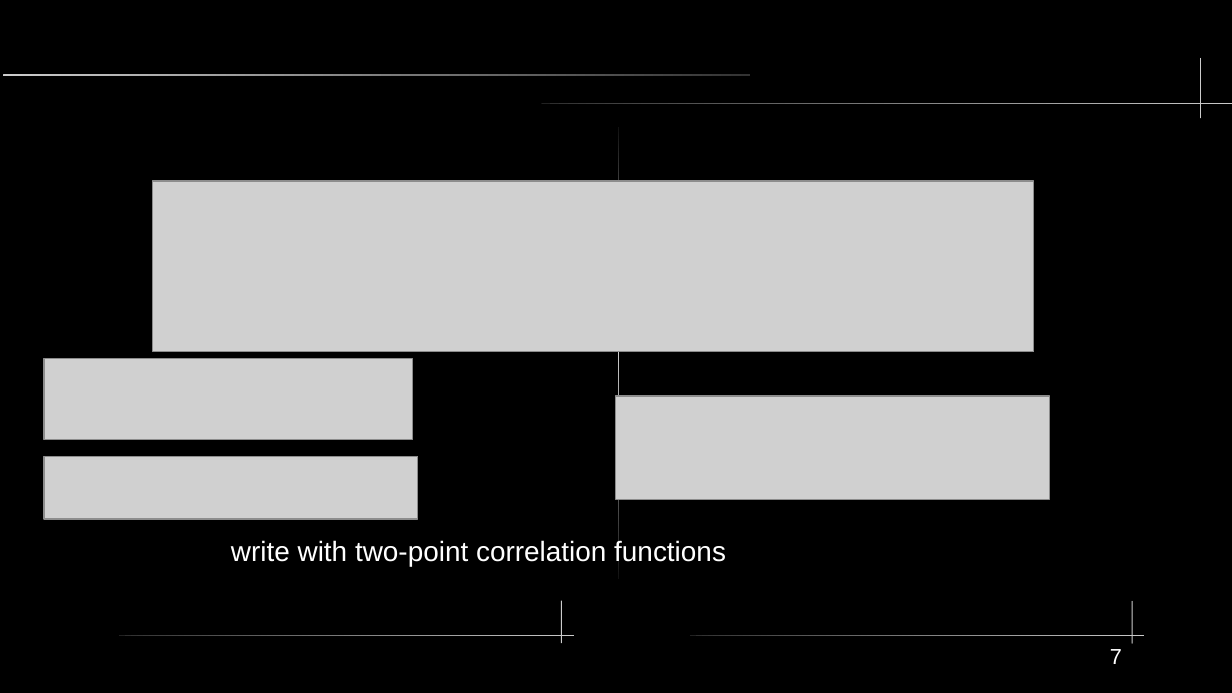
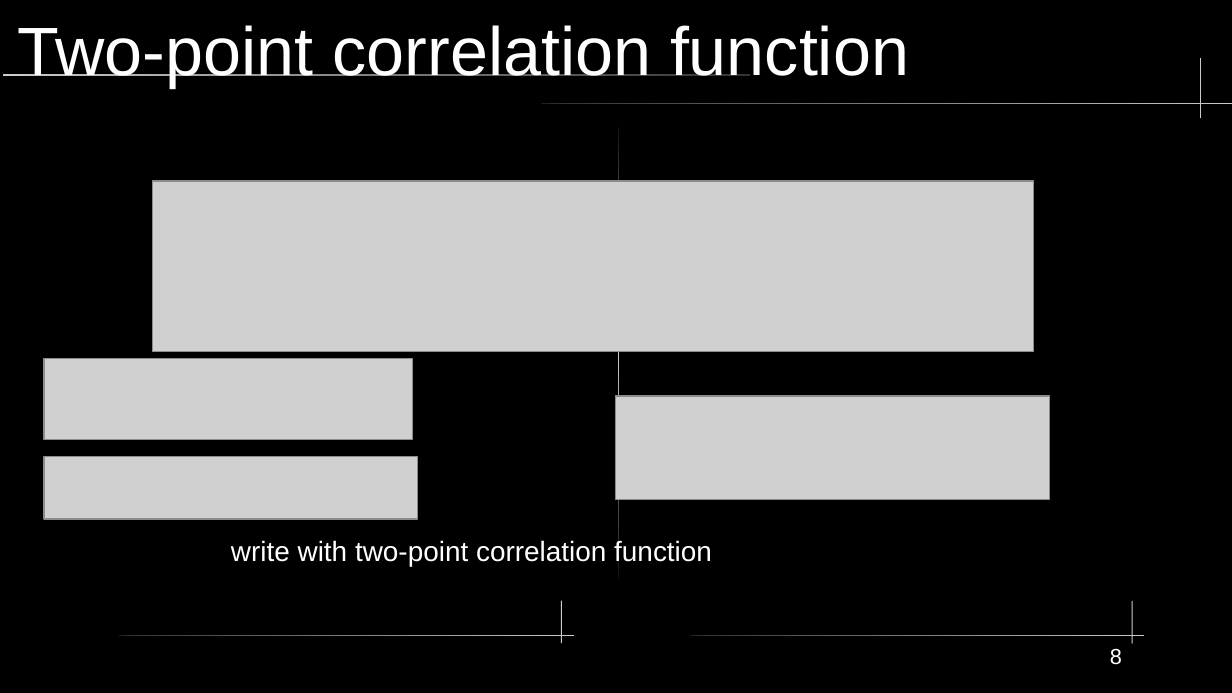
Before and after one commit to SanderStammbach/Sanders-Studium, a slide deck: slide 8 of vortrag1-heom/Powerpoint.odp (slide 7 before the commit). Drawn at 1232x693 pixels with LibreOffice and Linux fonts; fonts in the diff are those of the drawing; grey boxes stand for pictures. Boxes give left, top, right and bottom in pixels: in the first picture for what was removed or moved away, otherwise in the second. Text is boxed around its words. In the diff, an @@ line names an element or a change of style, - is before the commit and + after.

```diff
--- a/vortrag1-heom/Powerpoint.odp
+++ b/vortrag1-heom/Powerpoint.odp
@@ title added at (18, 25, 909, 88), 44 pt, text #FFFFFF @@
+Two-point correlation function
@@ text at (231, 539, 712, 566): text changed @@
-write with two-point correlation functions
+write with two-point correlation function
@@ page number at (1110, 649, 1122, 665): text changed @@
-7
+8
```
Also in this commit, not shown: 8 other slides changed, 11 slides added, 2 slides removed, 1 other file.
